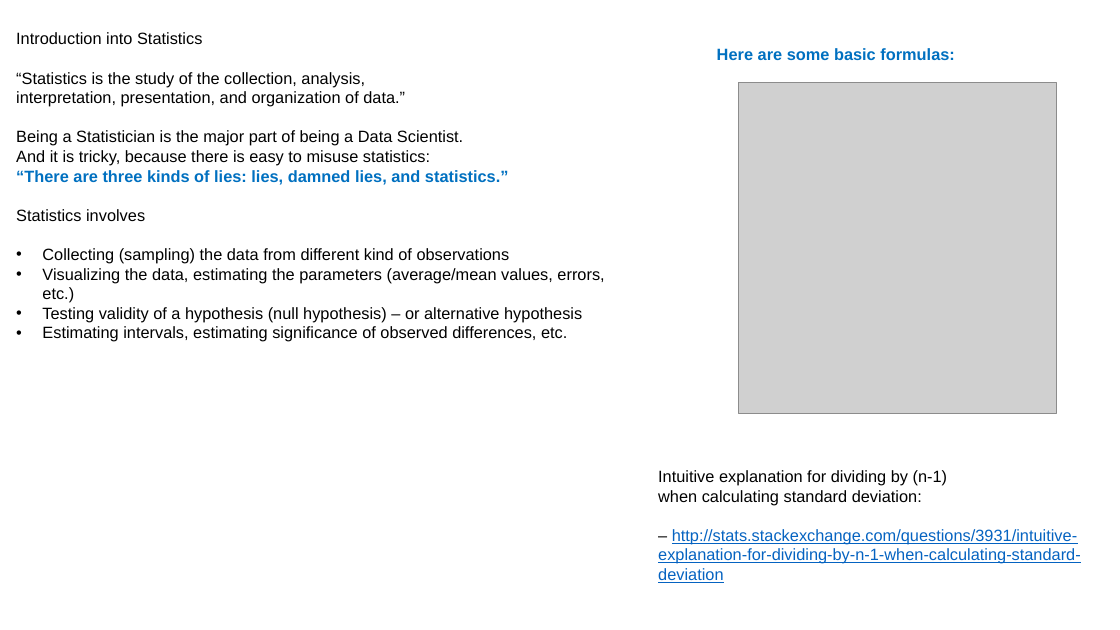
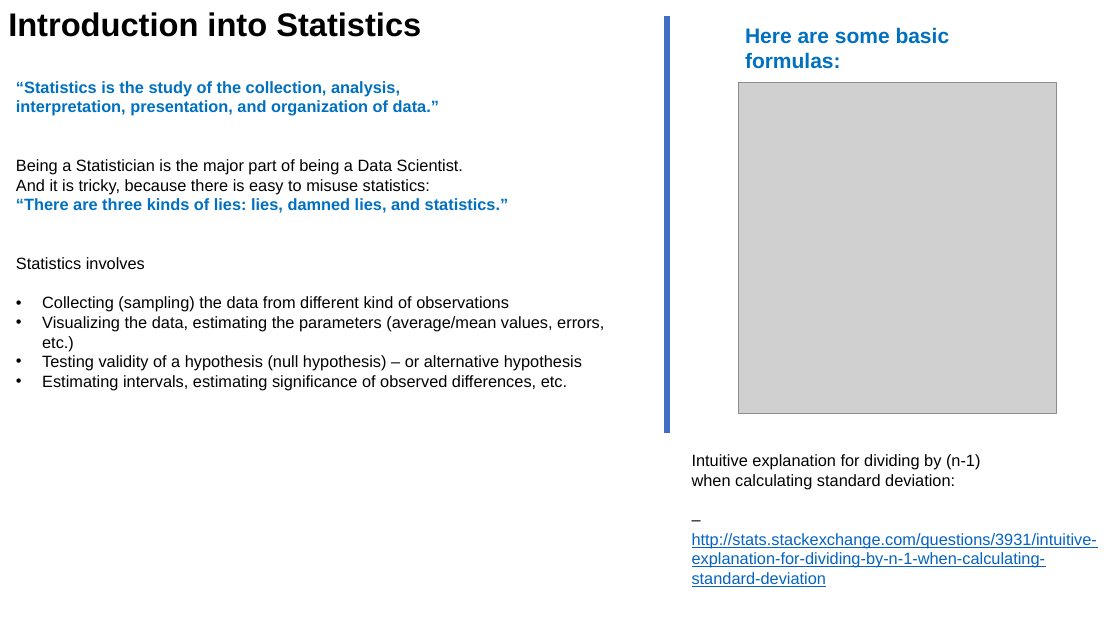
Before and after one commit to lselector/ml_ai_doc, a slide deck: slide 1 of statistics_02_std_dev_std_err.pptx. Drawn at 1120x630 pixels with LibreOffice and Linux fonts; fonts in the diff are those of the drawing; grey boxes stand for pictures. Boxes give left, top, right and bottom in pixels: in the first picture for what was removed or moved away, otherwise in the second. Text is boxed around its words. In the diff, an @@ line names an element or a change of style, - is before the commit and + after.

Commit message:
updated statistics_02_std_dev_std_err

```diff
--- a/statistics_02_std_dev_std_err.pptx
+++ b/statistics_02_std_dev_std_err.pptx
@@ text added at (8,12,421,37), 28 pt, text #000000, bold @@
+Introduction into Statistics
@@ line added from (667, 16) to (667, 434), #3F6FC3 5 pt @@
@@ text "Here are some basic formulas:": place and size @@
-text "Here are some basic formulas:" at (717,48,955,60)
+text "Here are some basic formulas:" at (745,27,950,69)
@@ text "Here are some basic formulas:" at (745,27,950,69): size 14 to 18 pt @@
@@ text at (16,32,202,44): paragraph removed @@
-Introduction into Statistics
@@ text "“Statistics is the study of ...": place and size @@
-text "“Statistics is the study of ..." at (16,32,604,342)
+text "“Statistics is the study of ..." at (16,81,604,391)
@@ text at (16,81,439,116): text colour #000000 to #0070C0, bold on in "“Statistics is the study of the collection, ...", "interpretation, presentation, and organization of data.”" @@
@@ text "Intuitive explanation for dividing by ..." rewrapped from (658,470,1081,583) to (692,454,1097,587) @@
```
Also in this commit, not shown: 1 other slide changed, 1 slide added, 1 other file.
